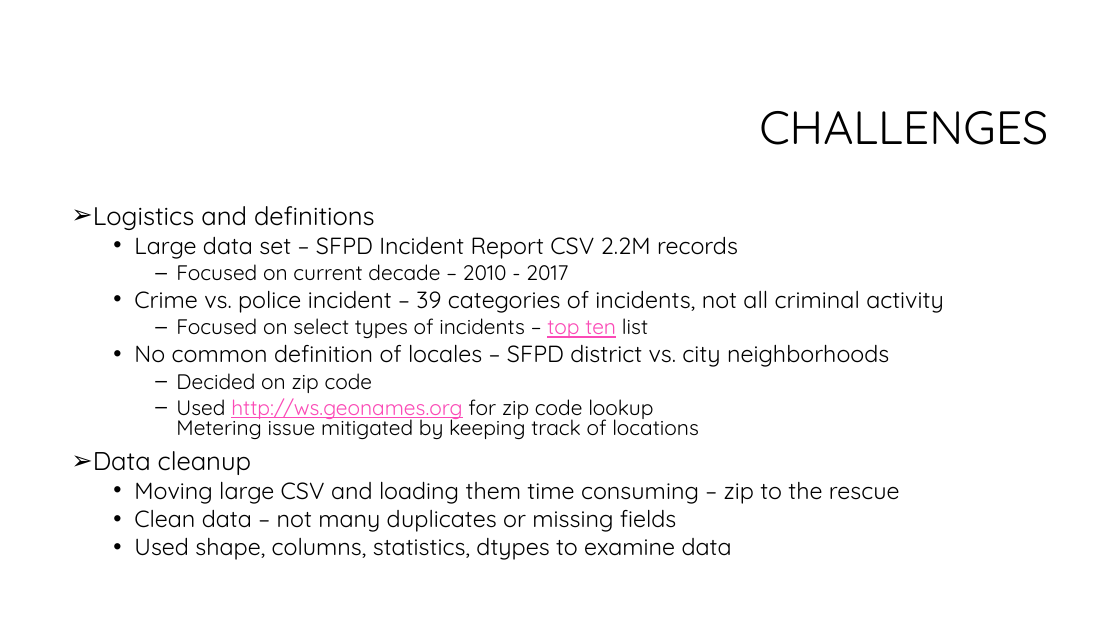
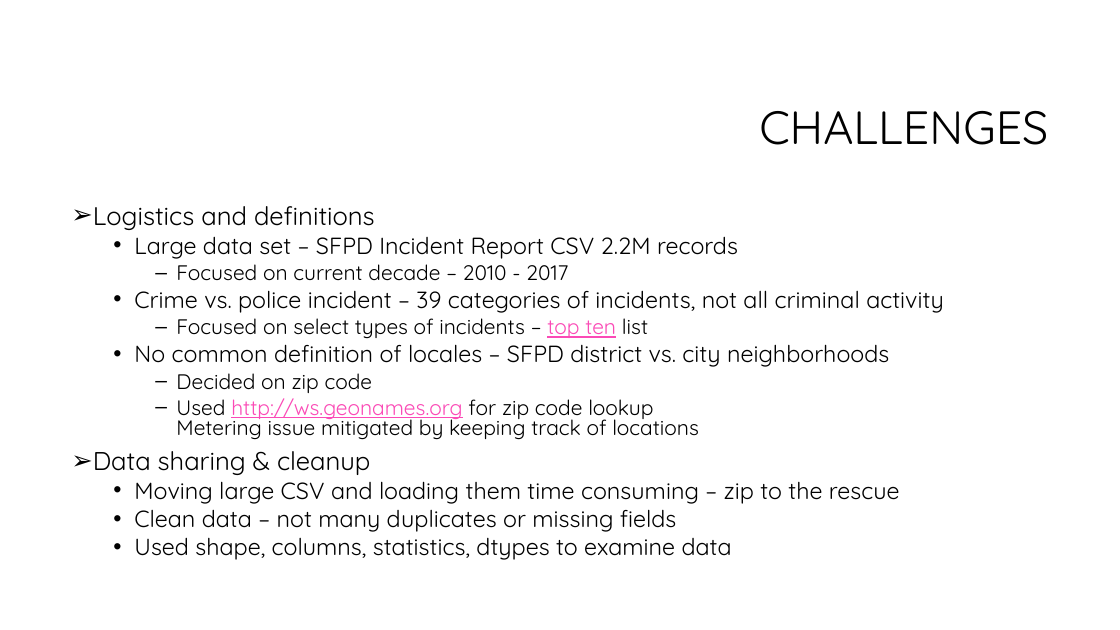
Before and after one commit to rayraysheng/san-francisco-police-incidents-2010-to-2017, a slide deck: slide 3 of Presentation.pptx. Drawn at 1120x630 pixels with LibreOffice and Linux fonts; fonts in the diff are those of the drawing; background and template pictures are left out. Boxes give left, top, right and bottom in pixels: in the first picture for what was removed or moved away, otherwise in the second. Text is boxed around its words. In the diff, an @@ line names an element or a change of style, - is before the commit and + after.

```diff
--- a/Presentation.pptx
+++ b/Presentation.pptx
@@ text at bbox=[93, 451, 370, 475]: text changed @@
-➢ Data cleanup
+➢ Data sharing & cleanup
```
Also in this commit, not shown: 2 other slides changed, 1 slide added.
